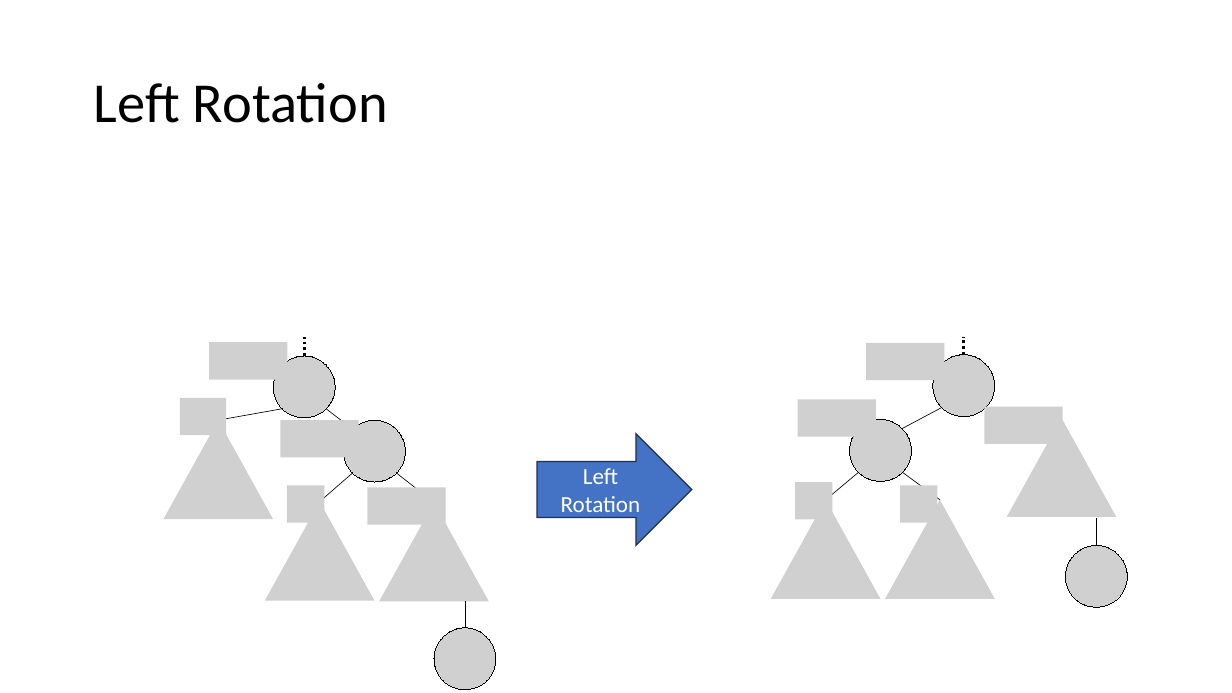
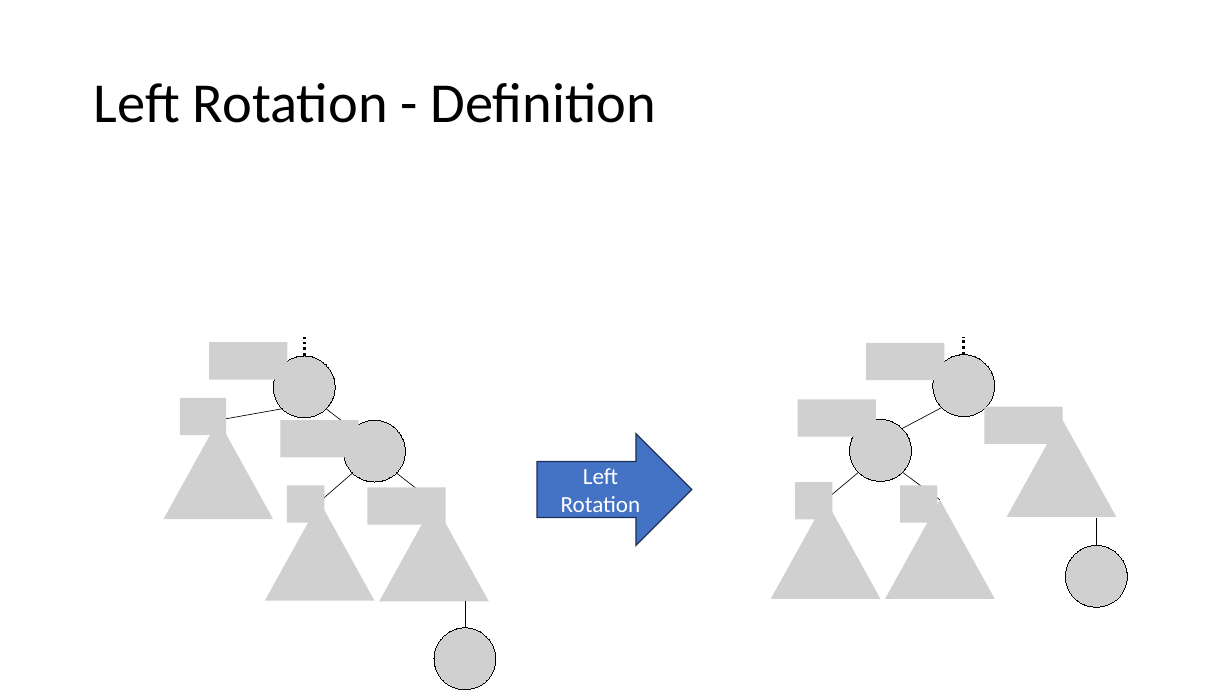
Before and after one commit to natebrunelle/cse332, a slide deck: slide 21 of markdown/files/slides/lecture9_avl2.pptx (slide 22 before the commit). Drawn at 1232x693 pixels with LibreOffice and Linux fonts; fonts in the diff are those of the drawing; grey boxes stand for pictures. Boxes give left, top, right and bottom in pixels: in the first picture for what was removed or moved away, otherwise in the second. Text is boxed around its words. In the diff, an @@ line names an element or a change of style, - is before the commit and + after.

```diff
--- a/markdown/files/slides/lecture9_avl2.pptx
+++ b/markdown/files/slides/lecture9_avl2.pptx
@@ title at bbox=[94, 83, 656, 123]: text changed @@
-Left Rotation
+Left Rotation - Definition
```
Also in this commit, not shown: 15 other slides changed, 1 slide added, 2 slides removed, 9 other files.
